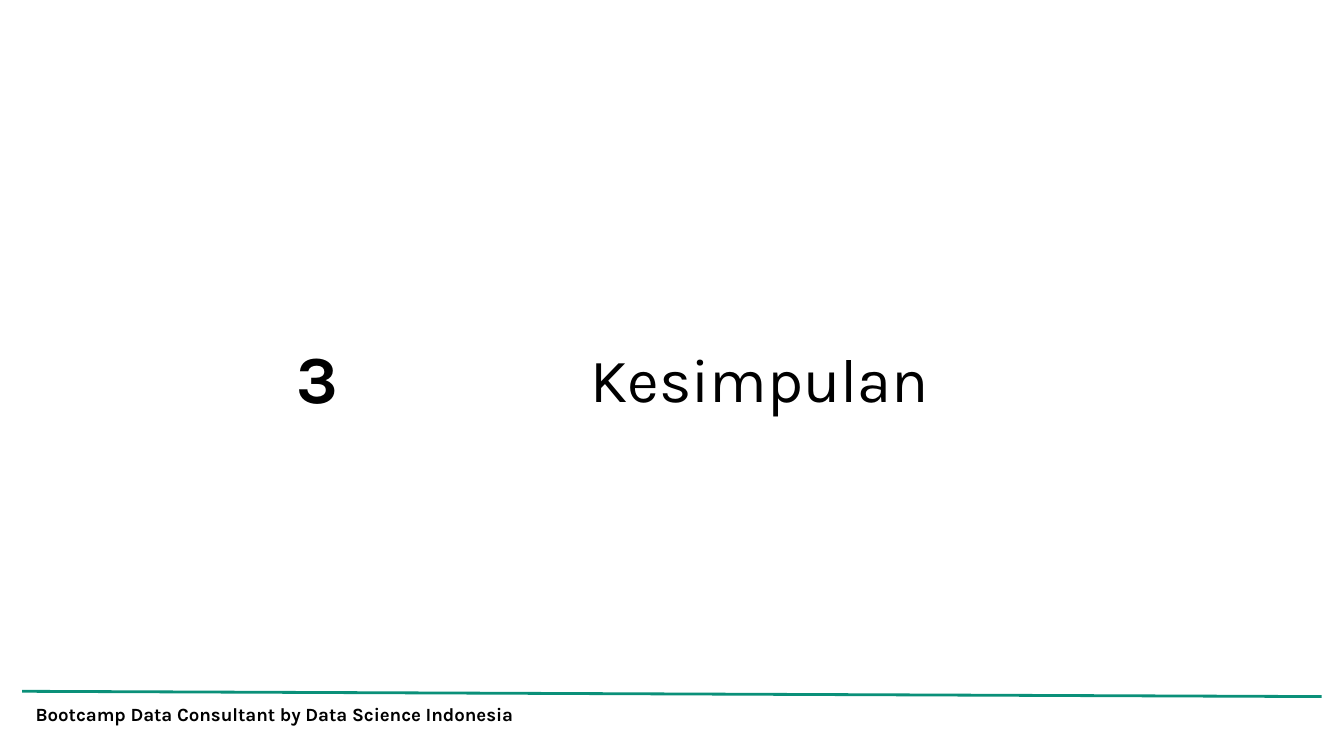
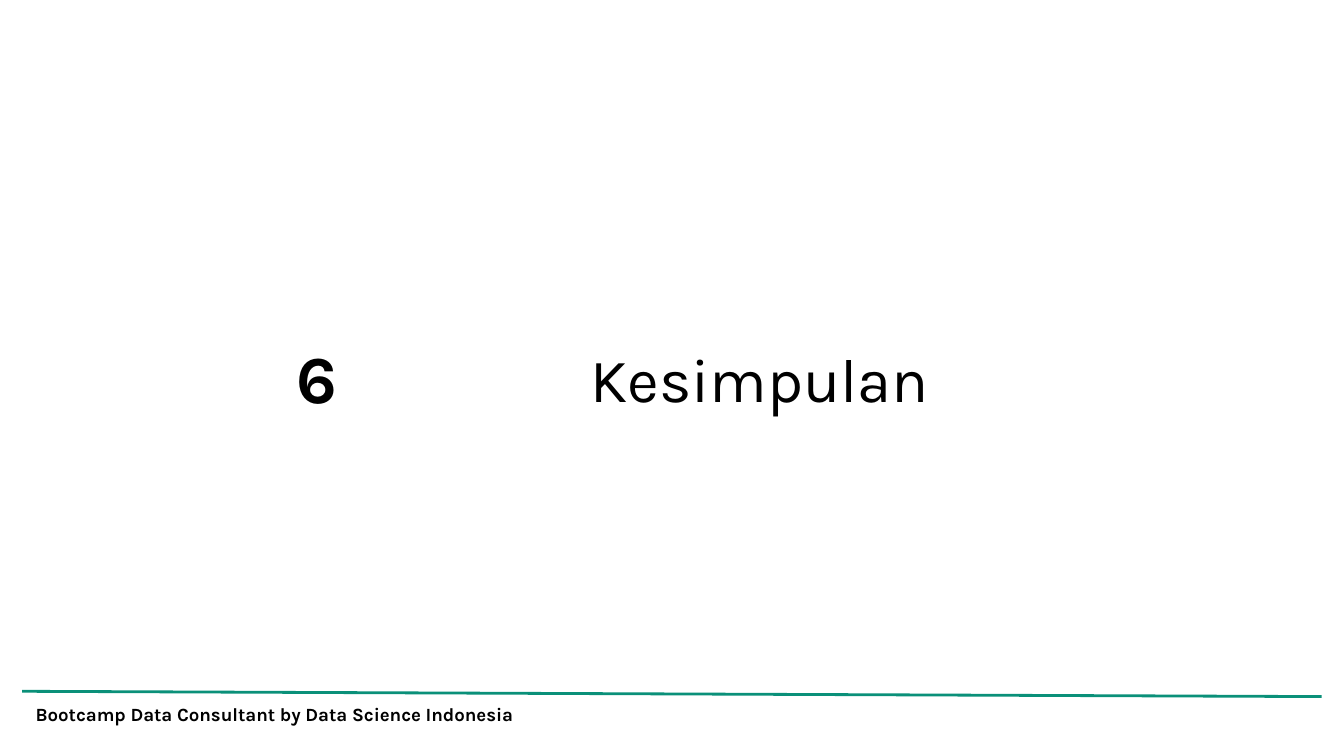
Before and after one commit to fachrulghiffari/DSLS-2023, a slide deck: slide 22 of Mini Project, Data Science/DS - Muhammad Fachrul Ghiffari.pptx (slide 19 before the commit). Drawn at 1344x756 pixels with LibreOffice and Linux fonts; fonts in the diff are those of the drawing; background and template pictures are left out. Boxes give left, top, right and bottom in pixels: in the first picture for what was removed or moved away, otherwise in the second. Text is boxed around its words. In the diff, an @@ line names an element or a change of style, - is before the commit and + after.

```diff
--- a/Mini Project, Data Science/DS - Muhammad Fachrul Ghiffari.pptx
+++ b/Mini Project, Data Science/DS - Muhammad Fachrul Ghiffari.pptx
@@ title at (297,358,338,404): text changed @@
-3
+6
```
Also in this commit, not shown: 4 other slides changed, 18 slides added, 14 slides removed.
